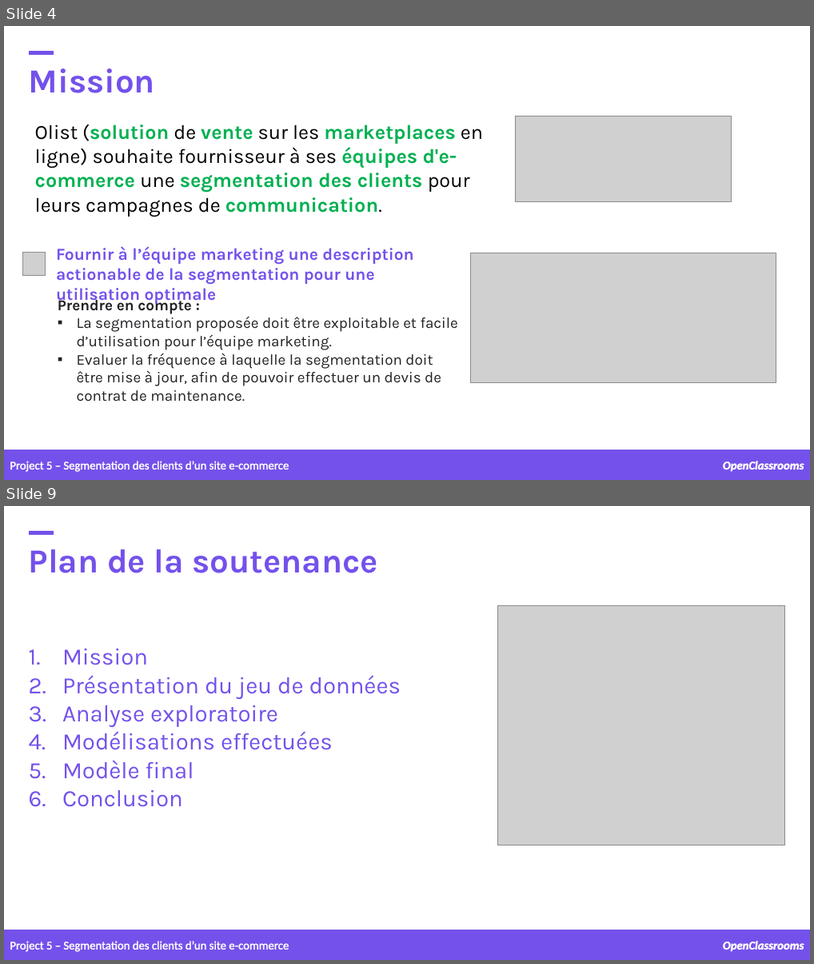
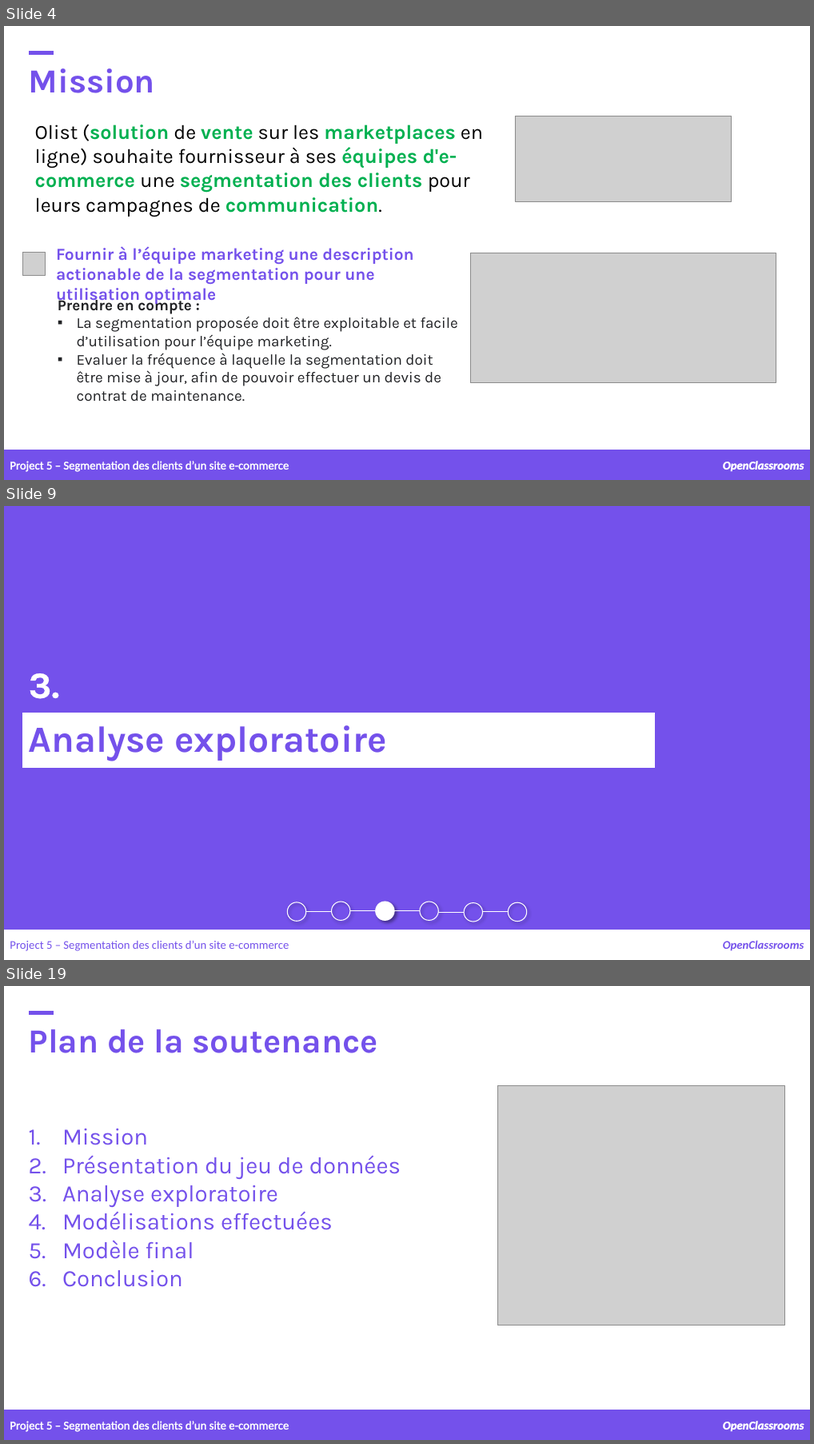
Before and after one commit to samirhinojosa/OC-P5-segment-customers-of-website, a slide deck: supports/P5_presentation v1.pptx. Shown one above the other, each under a label of ours: slides 4 and 9 before the commit, slides 4, 9 and 19 after it; the slides between them are not shown. The pictures are 814x964 and 814x1444 pixels, drawn with LibreOffice and Linux fonts; fonts in the diff are those of the drawing; grey boxes stand for pictures; background and template pictures are left out. Boxes give left, top, right and bottom in pixels: in the first picture for what was removed or moved away, otherwise in the second. Text is boxed around its words. In the diff, an @@ line names an element or a change of style, - is before the commit and + after.

```diff
--- a/supports/P5_presentation v1.pptx
+++ b/supports/P5_presentation v1.pptx
@@ slide 9 added at bbox=[4, 506, 810, 960], background #7451EB @@
@@ text added at bbox=[29, 673, 60, 699], 44 pt, text #FFFFFF, bold @@
+3.
@@ rectangle added at bbox=[22, 713, 655, 768], fill #FFFFFF, outline #FFFFFF 0.75 pt, 44 pt, text #7451EB, bold @@
+Analyse exploratoire
@@ ellipse added at bbox=[288, 902, 306, 921], outline #FFFFFF 1 pt @@
@@ line added from (306, 912) to (332, 912), #FFFFFF 1 pt @@
@@ ellipse added at bbox=[332, 901, 350, 920], outline #FFFFFF 1 pt @@
@@ line added from (350, 911) to (376, 911), #FFFFFF 1 pt @@
@@ ellipse added at bbox=[376, 901, 394, 920], fill #FFFFFF, outline #FFFFFF 1 pt @@
@@ line added from (394, 911) to (420, 911), #FFFFFF 1 pt @@
@@ ellipse added at bbox=[420, 901, 439, 920], outline #FFFFFF 1 pt @@
@@ line added from (439, 912) to (464, 912), #FFFFFF 1 pt @@
@@ ellipse added at bbox=[464, 903, 483, 922], outline #FFFFFF 1 pt @@
@@ line added from (483, 912) to (509, 912), #FFFFFF 1 pt @@
@@ ellipse added at bbox=[509, 902, 527, 921], outline #FFFFFF 1 pt @@
@@ rectangle added at bbox=[4, 929, 810, 960], fill #FFFFFF, outline #FFFFFF 1 pt @@
@@ line added from (346, 929) to (346, 929), #4472C4 0.5 pt @@
@@ text added at bbox=[10, 940, 289, 951], 14 pt, text #7451EB @@
+Project 5 – Segmentation des clients d’un site e-commerce
@@ text added at bbox=[723, 940, 805, 951], 14 pt, text #7451EB, bold, italic @@
+OpenClassrooms
@@ what was slide 9 is now slide 19 @@
```
Also in this commit, not shown: 1 slide changed, 9 other slides added, 2 other files.
